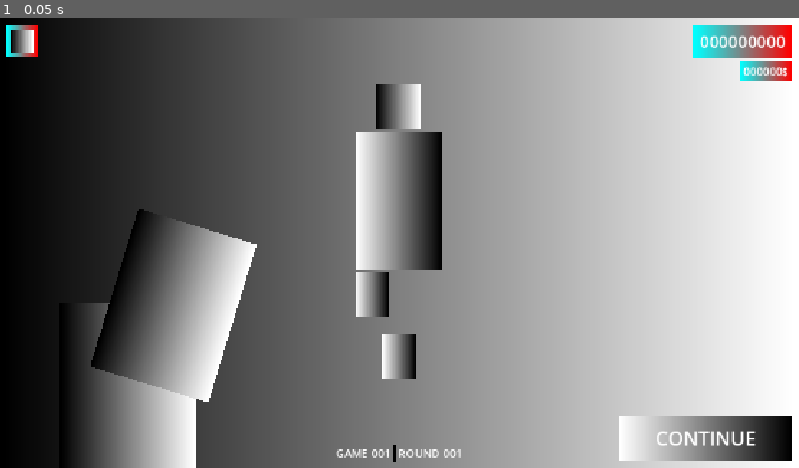
Above: before the commit, frame 1.
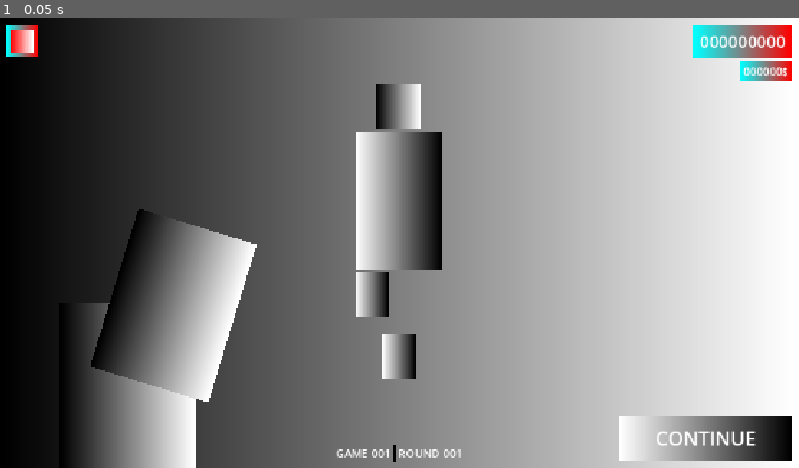
Above: after the commit, the same moment.

Repository: appellatebaton0/wild-jam-91
Game: Godot game, scene res://Scenes/Main.tscn
Two runs of this game, one before a commit and one after it. Both use one fixed random seed, a clock stepped at 60 frames per second and the inputs below.
Inputs:
- Up to frame 1 (0.05 s): no input

The runs differ from the first frame. In frame 1, 0.1% of the frame differs, in the area x 1-4%, y 2-8%.
Error after the commit: Parse Error: Could not parse global class "CardNode" from "res://Scripts/CardNode.gd". (res://Scripts/Global.gd:28)

Commit message:
h2.5 - Chip Dragging Setup
Did a lot of setup for letting the player drag chips onto the next card, though it doesn't quite work yet.

Diff:
--- /dev/null
+++ b/Assets/Chips/DoubleChip.tres
@@ -0,0 +1,14 @@
+[gd_resource type="Resource" script_class="DoubleChip" format=3 uid="uid://56pix6fkijvu"]
+
+[ext_resource type="Script" uid="uid://c4h6yd1ya56cq" path="res://Scripts/Chips/DoubleChip.gd" id="1_242c6"]
+
+[sub_resource type="Gradient" id="Gradient_242c6"]
+colors = PackedColorArray(1, 0, 0, 1, 1, 1, 1, 1)
+
+[sub_resource type="GradientTexture2D" id="GradientTexture2D_05vih"]
+gradient = SubResource("Gradient_242c6")
+
+[resource]
+script = ExtResource("1_242c6")
+texture = SubResource("GradientTexture2D_05vih")
+metadata/_custom_type_script = "uid://c4h6yd1ya56cq"
--- /dev/null
+++ b/Scenes/ChipNode.tscn
@@ -0,0 +1,14 @@
+[gd_scene format=3 uid="uid://057rk5n5tpl7"]
+
+[ext_resource type="Script" uid="uid://jyrnh4a77shn" path="res://Scripts/ChipNode.gd" id="1_kbyqg"]
+
+[sub_resource type="Gradient" id="Gradient_y0qro"]
+
+[sub_resource type="GradientTexture2D" id="GradientTexture2D_dnpdf"]
+gradient = SubResource("Gradient_y0qro")
+
+[node name="ChipNode" type="TextureRect" unique_id=1352684153]
+offset_right = 40.0
+offset_bottom = 40.0
+texture = SubResource("GradientTexture2D_dnpdf")
+script = ExtResource("1_kbyqg")
--- /dev/null
+++ b/Scenes/ChipSlot.tscn
@@ -0,0 +1,18 @@
+[gd_scene format=3 uid="uid://bkxoekvv2efke"]
+
+[ext_resource type="Script" uid="uid://drogxsvxw33t6" path="res://Scripts/ChipSlot.gd" id="1_587vt"]
+
+[sub_resource type="Gradient" id="Gradient_y0qro"]
+
+[sub_resource type="GradientTexture2D" id="GradientTexture2D_dnpdf"]
+gradient = SubResource("Gradient_y0qro")
+
+[node name="ChipSlot" type="TextureRect" unique_id=1352684153]
+custom_minimum_size = Vector2(32, 32)
+offset_right = 40.0
+offset_bottom = 40.0
+texture = SubResource("GradientTexture2D_dnpdf")
+expand_mode = 1
+script = ExtResource("1_587vt")
+
+[connection signal="gui_input" from="." to="." method="_on_gui_input"]
--- a/Scenes/Main.tscn
+++ b/Scenes/Main.tscn
@@ -1,6 +1,9 @@
 [gd_scene format=3 uid="uid://bqkgcup7e7ey5"]
 
 [ext_resource type="Script" uid="uid://c7etl1ys6nxhx" path="res://Scripts/Table.gd" id="1_r150o"]
+[ext_resource type="PackedScene" uid="uid://bkxoekvv2efke" path="res://Scenes/ChipSlot.tscn" id="2_kln2b"]
+[ext_resource type="Resource" uid="uid://56pix6fkijvu" path="res://Assets/Chips/DoubleChip.tres" id="3_rgh2o"]
+[ext_resource type="Script" uid="uid://5tl1kqw1dydx" path="res://Scripts/CardNode.gd" id="4_rgh2o"]
 
 [sub_resource type="Gradient" id="Gradient_c1w88"]
 
@@ -17,13 +20,6 @@
 width = 32
 height = 32
 
-[sub_resource type="Gradient" id="Gradient_rgh2o"]
-
-[sub_resource type="GradientTexture2D" id="GradientTexture2D_pbw6q"]
-gradient = SubResource("Gradient_rgh2o")
-width = 32
-height = 32
-
 [sub_resource type="Gradient" id="Gradient_v1gob"]
 
 [sub_resource type="GradientTexture2D" id="GradientTexture2D_jw32o"]
@@ -76,6 +72,7 @@
 anchor_bottom = 1.0
 grow_horizontal = 2
 grow_vertical = 2
+mouse_filter = 2
 texture = SubResource("GradientTexture2D_r150o")
 
 [node name="MarginContainer" type="MarginContainer" parent="Table" unique_id=475158599]
@@ -127,12 +124,10 @@
 size_flags_vertical = 0
 theme_override_constants/separation = 7
 
-[node name="TextureRect" type="TextureRect" parent="Table/MarginContainer/VBoxContainer/Bars/VBoxContainer2/ChipBarParent/MarginContainer/ChipBar" unique_id=739535538]
-layout_mode = 2
-size_flags_horizontal = 0
-size_flags_vertical = 2
-texture = SubResource("GradientTexture2D_pbw6q")
-stretch_mode = 5
+[node name="ChipSlot" parent="Table/MarginContainer/VBoxContainer/Bars/VBoxContainer2/ChipBarParent/MarginContainer/ChipBar" unique_id=1352684153 instance=ExtResource("2_kln2b")]
+layout_mode = 2
+chip = ExtResource("3_rgh2o")
+count = 6
 
 [node name="Spacer" type="Control" parent="Table/MarginContainer/VBoxContainer/Bars" unique_id=1223161513]
 layout_mode = 2
@@ -162,7 +157,10 @@
 theme_override_constants/margin_right = 10
 theme_override_constants/margin_bottom = 7
 
-[node name="Score" type="Label" parent="Table/MarginContainer/VBoxContainer/Bars/VBoxContainer/ScoreBar/MarginContainer" unique_id=2056116340]
+[node name="VBoxContainer" type="VBoxContainer" parent="Table/MarginContainer/VBoxContainer/Bars/VBoxContainer/ScoreBar/MarginContainer" unique_id=304767522]
+layout_mode = 2
+
+[node name="Score" type="Label" parent="Table/MarginContainer/VBoxContainer/Bars/VBoxContainer/ScoreBar/MarginContainer/VBoxContainer" unique_id=2056116340]
 unique_name_in_owner = true
 layout_mode = 2
 theme_override_font_sizes/font_size = 24
@@ -226,6 +224,7 @@
 [node name="Ex-card" type="TextureRect" parent="Table/MarginContainer/VBoxContainer/VBoxContainer/PlayerBox/Player/HBoxContainer" unique_id=1311126176]
 layout_mode = 2
 texture = SubResource("GradientTexture2D_rgh2o")
+script = ExtResource("4_rgh2o")
 
 [node name="DealerHand" type="HBoxContainer" parent="Table/MarginContainer/VBoxContainer/VBoxContainer" unique_id=597211976]
 unique_name_in_owner = true
@@ -236,6 +235,7 @@
 [node name="Ex-card" type="TextureRect" parent="Table/MarginContainer/VBoxContainer/VBoxContainer/DealerHand" unique_id=1541194853]
 layout_mode = 2
 texture = SubResource("GradientTexture2D_rgh2o")
+script = ExtResource("4_rgh2o")
 
 [node name="ContinueButton" type="TextureButton" parent="Table/MarginContainer" unique_id=95721931]
 unique_name_in_owner = true
@@ -307,6 +307,7 @@
 pivot_offset = Vector2(108, 178)
 texture = SubResource("GradientTexture2D_50glp")
 stretch_mode = 4
+script = ExtResource("4_rgh2o")
 
 [node name="Shop" type="Control" parent="." unique_id=1257850578]
 visible = false
--- a/Scripts/Card.gd
+++ b/Scripts/Card.gd
@@ -1,9 +1,11 @@
 class_name Card extends Resource
 ## The class for all cards.
 
+signal value_changed(from:int, to:int)
+
 var value:int:
 	set(to):
-		# Run whatever animation there is to run...
+		value_changed.emit(value, to)
 
 		# Set the value to its new one.
 		value = to
--- /dev/null
+++ b/Scripts/CardNode.gd
@@ -0,0 +1,11 @@
+class_name CardNode extends TextureRect
+## Handles turning the card node into something readable.
+
+@export var card:Card
+
+func _ready() -> void:
+	mouse_entered.connect(_on_mouse_entered)
+	mouse_exited.connect(_on_mouse_exited)
+
+func _on_mouse_entered() -> void: Global.
+func _on_mouse_exited()  -> void: pas
--- /dev/null
+++ b/Scripts/ChipNode.gd
@@ -0,0 +1,21 @@
+class_name ChipNode extends TextureRect
+## The instance of a chip meant to be dragged onto a card.
+
+var from:ChipSlot
+
+@export var chip:Chip: ## The chip this node is.
+	set(to):
+		if to == chip: return
+
+		chip = to
+
+		texture = chip.texture
+
+func _on_dropped() -> void: pass
+func _on_pickup() -> void: pass
+
+func _input(event: InputEvent) -> void:
+	print(event.position)
+	if Global.held_chip == self:
+		if event is InputEventMouse:
+			global_position = get_global_mouse_position() - Global.held_offset
--- /dev/null
+++ b/Scripts/ChipSlot.gd
@@ -0,0 +1,32 @@
+class_name ChipSlot extends TextureRect
+## Provides a control the player can interact with for a chip.
+
+@export var chip:Chip: ## The chip this node is.
+	set(to):
+		if to == chip: return
+
+		chip = to
+
+		texture = chip.texture
+
+@export var count := 0 ## How many of the chip there are.
+
+const CHIP_NODE_SCENE := preload("res://Scenes/ChipNode.tscn")
+
+func _on_gui_input(event: InputEvent) -> void: if event is InputEventMouseButton:
+	if event.is_pressed() and not Global.held_chip and count > 0:
+		## Create a new chip, and pick it up.
+		var new:ChipNode = CHIP_NODE_SCENE.instantiate()
+
+		add_child(new)
+
+		new.chip = chip
+
+		count -= 1
+
+		Global.held_chip = new
+		print("!")
+
+
+	print(event)
+	pass # Replace with function body.
--- a/Scripts/Chips/Chip.gd
+++ b/Scripts/Chips/Chip.gd
@@ -1,13 +1,12 @@
 @abstract class_name Chip extends Resource
 ## The abstract class for a chip, used for card modifications.
-
-signal used ## Emitted when a chip is used on a card.
-signal dropped ## Emitted when a held chip is let go of outside a card - returns to its appropriate stack.
 
 ## The odds of this chip showing up in the shop.
 @export var weight := 1
 ## The tooltip that shows when this chip's slot in the bar is hovered over.
 @export_multiline() var tooltip := ""
+## The texture this chip shows up as on the chip bar, and when held.
+@export var texture:Texture2D
 
 ## Apply this chip's modifier to the card.
 ## Optional hand argument to support things like 'copy the value of another card in the hand'
--- a/Scripts/Global.gd
+++ b/Scripts/Global.gd
@@ -1,11 +1,42 @@
-extends Node
+extends Control
+## All the necessary globals for the game. Mostly dealer data.
 
+signal game_ended
+signal run_ended
 
-# Called when the node enters the scene tree for the first time.
-func _ready() -> void:
-	pass # Replace with function body.
+signal chips_changed(to:Array[Chip]) ## Emitted when the dealer's chips change.
 
+var total_score := 0 ## The score of all games combined
+var game_score := 0 ## The score for the current game.
 
-# Called every frame. 'delta' is the elapsed time since the previous frame.
-func _process(delta: float) -> void:
-	pass
+var quota := 0 ## The quota for the current game.
+
+var money := 0 ## How much money the player has.
+
+var chips:Array[Chip]: ## The chips the player has.
+	set(to):
+		chips = to
+		chips_changed.emit(chips)
+
+var held_chip:ChipNode:  ## The currently held chip, if any.
+	set(to):
+		held_chip = to
+		if to: # Update the offset.
+			held_offset = get_global_mouse_position() - held_chip.global_position
+var held_offset:Vector2 ## The offset of the chip on the mouse.
+
+var hovered_card:CardNode ## The current CardNode being hovered over, if any.
+
+## End the current game. Ran before entering the shop.
+func end_game():
+	total_score += game_score
+	game_score = 0
+	game_ended.emit()
+
+## End the current run. Ran when the dealer doesn't meet quota.
+func end_run():
+	money = 0
+	game_score = 0
+	total_score = 0
+	chips.clear()
+	run_ended.emit()
--- a/Scripts/Table.gd
+++ b/Scripts/Table.gd
@@ -7,3 +7,12 @@
 @onready var player_box  := %PlayerBox      # The box holding the players.
 @onready var cont_button := %ContinueButton # The button to continue.
 @onready var next_card   := %NextCard       # The next card to be dealt.
+
+func _ready() -> void:
+	## Connect the signals.
+	pass
+
+## Update the chips in the chip_bar to the new set.
+func _on_chips_changed(to:Array[Chip]):
+
+	pass
Not shown, added: Scripts/CardNode.gd.uid
Not shown, added: Scripts/ChipNode.gd.uid
Not shown, added: Scripts/ChipSlot.gd.uid
